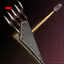
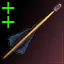
The second 64x64 image is a revision of the first. Changes to its layers:
added layer "Double-Add" above "Add Sign" over [2, 2, 15, 28]
hid "Half Magazine" over [0, 0, 44, 64]
